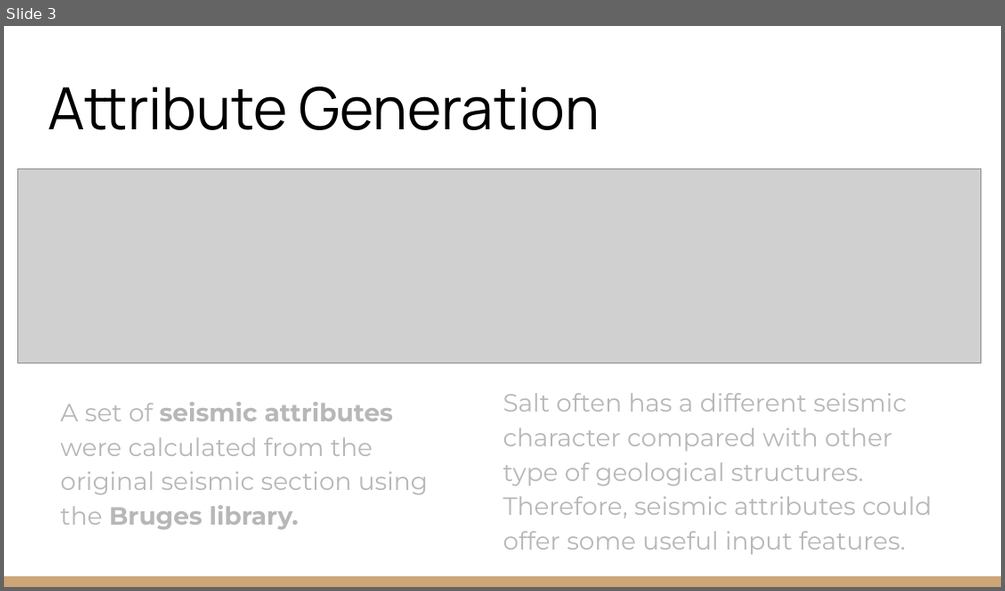
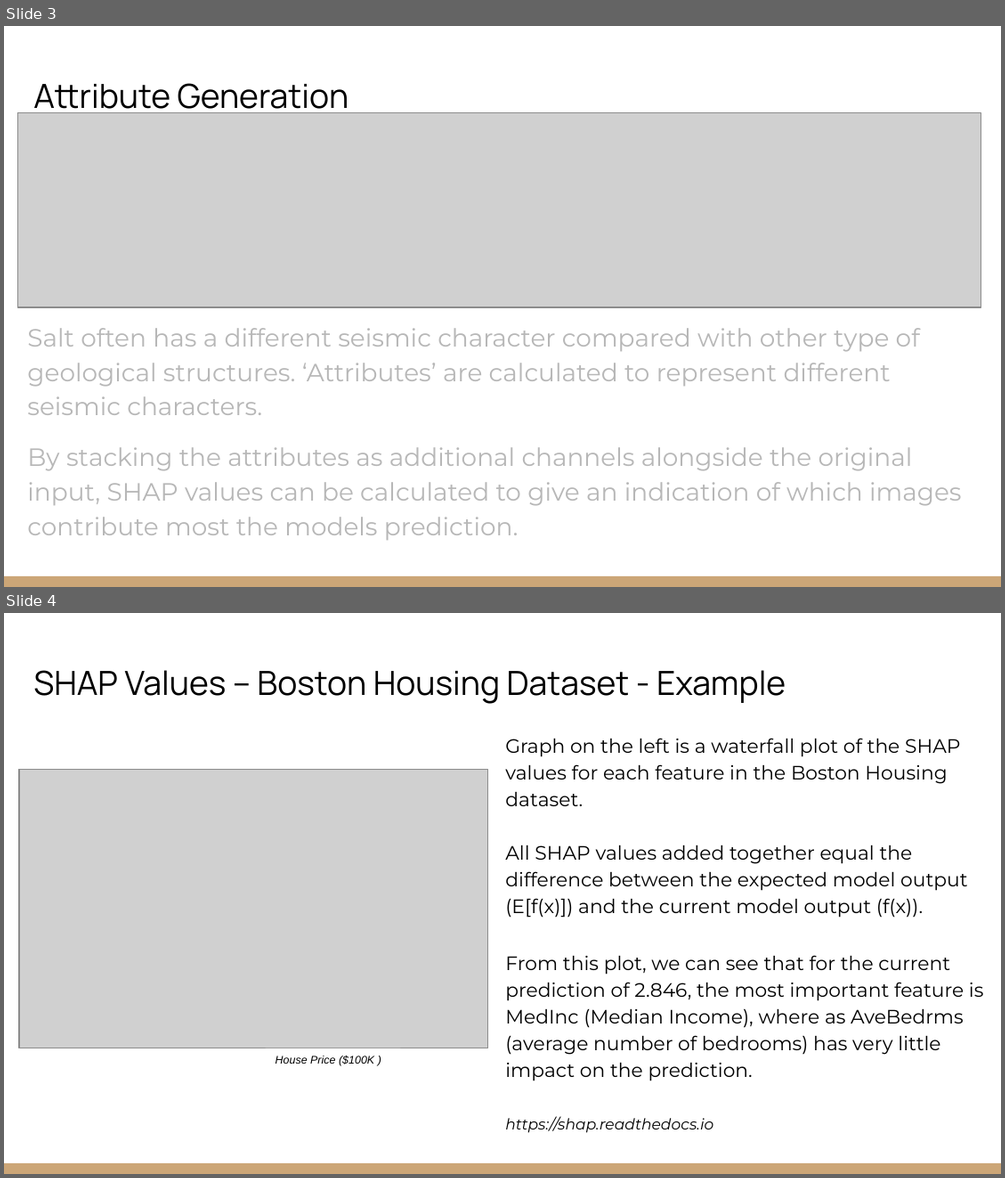
Before and after one commit to EdwinB12/Explainable-Christmas, a slide deck: Presentations/EAGE_Hackathon_2022_Explainable_Christmas.pptx. Shown one above the other, each under a label of ours: slide 3 before the commit, slides 3 and 4 after it. The pictures are 1005x591 and 1005x1178 pixels, drawn with LibreOffice and Linux fonts; fonts in the diff are those of the drawing; grey boxes stand for pictures. Boxes give left, top, right and bottom in pixels: in the first picture for what was removed or moved away, otherwise in the second. Text is boxed around its words. In the diff, an @@ line names an element or a change of style, - is before the commit and + after.

```diff
--- a/Presentations/EAGE_Hackathon_2022_Explainable_Christmas.pptx
+++ b/Presentations/EAGE_Hackathon_2022_Explainable_Christmas.pptx
@@ slide 4 added at (4, 613, 1001, 1174), background #FFFFFF; not listed: 1 template element that a slide beside it also shows @@
@@ title added at (33, 670, 785, 704), 24 pt, text #000000 @@
+SHAP Values – Boston Housing Dataset - Example
@@ text added at (505, 738, 984, 1133), 14 pt, text #000000 @@
+Graph on the left is a waterfall plot of the SHAP values for each feature in the Boston Housing dataset.
+All SHAP values added together equal the difference between the expected model output (E[f(x)]) and the current model output (f(x)).
+From this plot, we can see that for the current prediction of 2.846, the most important feature is MedInc (Median Income), where as AveBedrms (average number of bedrooms) has very little impact on the prediction.
+https://shap.readthedocs.io
@@ picture added at (19, 770, 487, 1048) @@
@@ rectangle added at (265, 1048, 401, 1072), fill #FFFFFF, 8 pt, text #000000, italic @@
+House Price ($100K )
@@ slide 3 changed as well @@
@@ title "Attribute Generation": place and size @@
-title "Attribute Generation" at (48, 87, 599, 130)
+title "Attribute Generation" at (33, 83, 349, 118)
@@ title "Attribute Generation" at (33, 83, 349, 118): size 42 to 24 pt @@
@@ picture: place and size @@
-picture at (18, 168, 982, 363)
+picture at (18, 112, 982, 307)
@@ text at (27, 328, 962, 540): text changed @@
-Salt often has a different seismic character compared with other type of geological structures. Therefore, seismic attributes could offer some useful input features.
+Salt often has a different seismic character compared with other type of geological structures. ‘Attributes’ are calculated to represent different seismic characters.
+By stacking the attributes as additional channels alongside the original input, SHAP values can be calculated to give an indication of which images contribute most the models prediction.
@@ text removed at (60, 402, 428, 530) @@
-A set of seismic attributes were calculated from the original seismic section using the Bruges library.
```
Also in this commit, not shown: 9 other slides changed, 8 other slides added, 2 slides removed, 8 other files.
